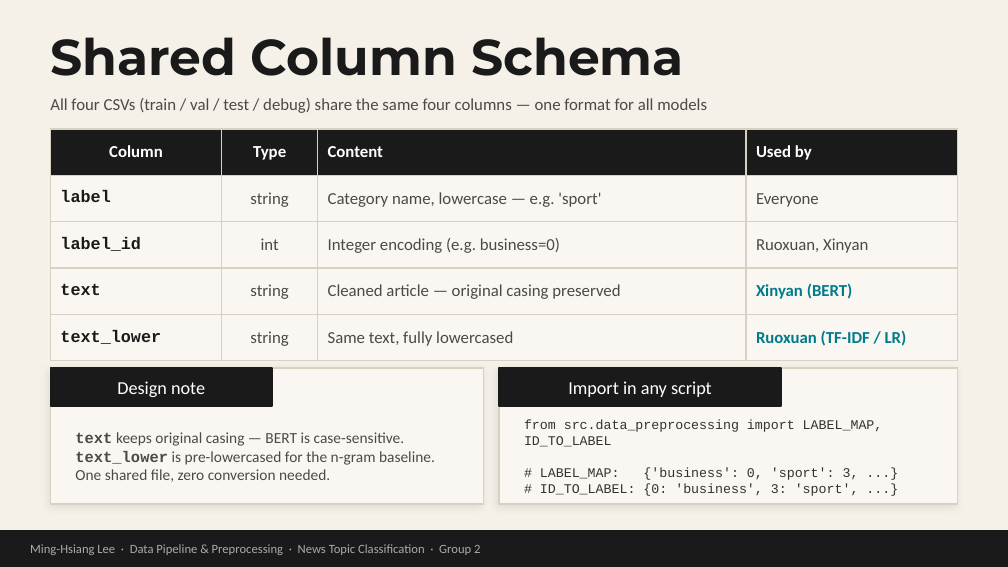
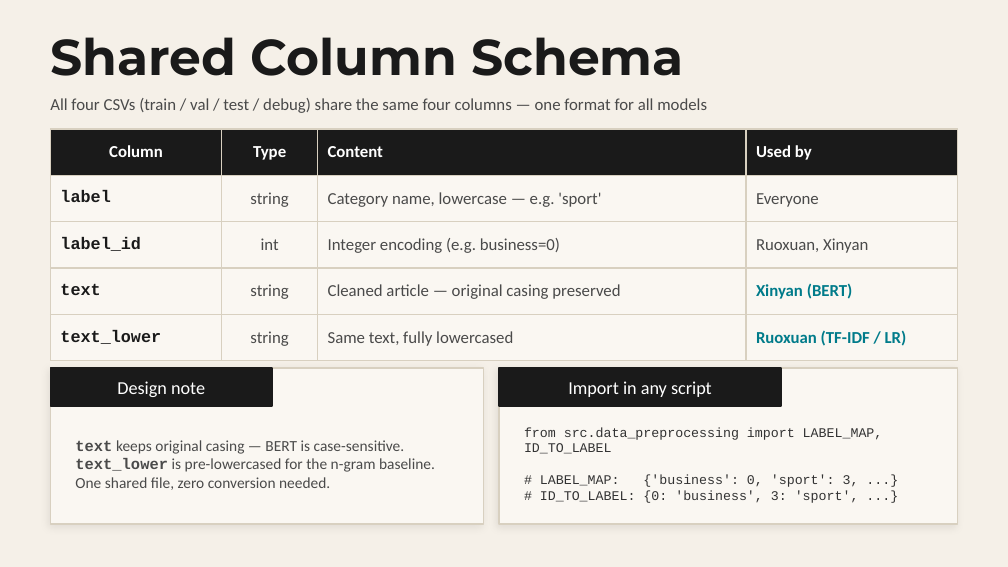
Before and after one commit to mhleethomas/News_Topic_Classification, a slide deck: slide 6 of thomas_presentation.pptx. Drawn at 1008x567 pixels with LibreOffice and Linux fonts; fonts in the diff are those of the drawing. Boxes give left, top, right and bottom in pixels: in the first picture for what was removed or moved away, otherwise in the second. Text is boxed around its words. In the diff, an @@ line names an element or a change of style, - is before the commit and + after.

```diff
--- a/thomas_presentation.pptx
+++ b/thomas_presentation.pptx
@@ rectangle: place and size @@
-rectangle at (50, 368, 484, 504)
+rectangle at (50, 368, 484, 524)
@@ rectangle: place and size @@
-rectangle at (499, 368, 958, 504)
+rectangle at (499, 368, 958, 524)
@@ text "text keeps original casing — ...": place and size @@
-text "text keeps original casing — ..." at (75, 432, 435, 482)
+text "text keeps original casing — ..." at (75, 440, 435, 490)
@@ text "from src.data_preprocessing import LABEL_MAP, ID_TO_LABEL": place and size @@
-text "from src.data_preprocessing import LABEL_MAP, ID_TO_LABEL" at (524, 419, 883, 496)
+text "from src.data_preprocessing import LABEL_MAP, ID_TO_LABEL" at (524, 427, 883, 503)
@@ rectangle removed at (0, 531, 1008, 566) @@
@@ text removed at (30, 544, 480, 555) @@
-Ming-Hsiang Lee · Data Pipeline & Preprocessing · News Topic Classification · Group 2
```
Also in this commit, not shown: 7 other slides changed, 1 slide removed.
